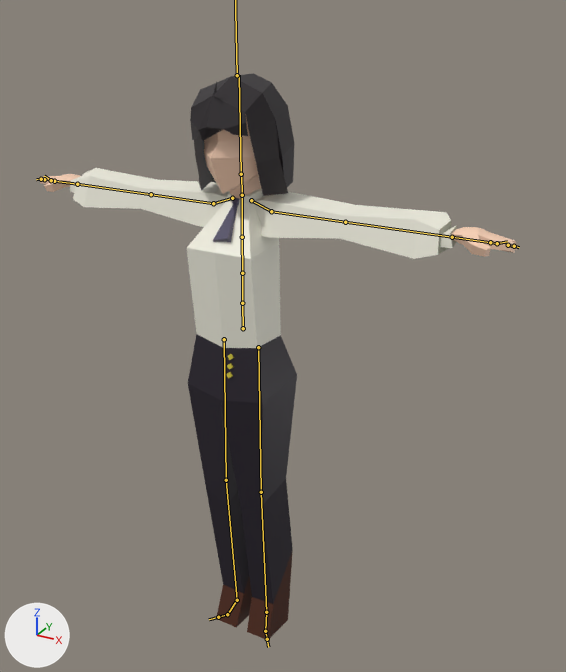
What one commit did to the FBX model Assets/Resources/3d/main_model.fbx.
Before and after are seen from a 50 mm lens placed at (2.38, -3.79, 4.26), pointed at (0.17, 0.24, 2.25). The lights are fixed; the arrows at lower left show +X, +Y and +Z. Both versions are drawn at the pose saved in each file; the numbers are the values there. The bones that bend it are drawn over the model as lines.

The first picture shows 'mainbody'.
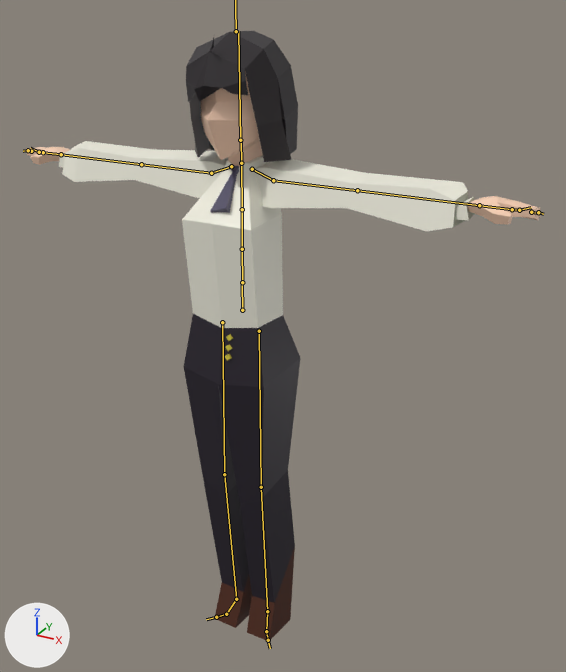
The change, as a diff of the scene's bpy script:
```diff
--- a/Assets/Resources/3d/main_model.fbx.py
+++ b/Assets/Resources/3d/main_model.fbx.py
@@ bone_rig_object @@
 bone_rig_object = bpy.data.objects['Armature']  # the whole rig 'Armature'
-bone_rig_object.scale = (0.01, 0.01, 0.01)
+bone_rig_object.scale = (0.0106, 0.0106, 0.0106)
@@ bone_mixamorig_leftforearm @@
 bone_mixamorig_leftforearm = bpy.data.objects['Armature'].pose.bones['mixamorig:LeftForeArm']  # child of 'mixamorig:LeftArm'
-bone_mixamorig_leftforearm.rotation_quaternion = (0.999, 0.038, 0.0, -0.018)  # degrees (4, 0, -2)
+bone_mixamorig_leftforearm.rotation_quaternion = (0.998, 0.051, 0.0, -0.023)  # degrees (6, 0, -3)
@@ bone_mixamorig_lefthand @@
 bone_mixamorig_lefthand = bpy.data.objects['Armature'].pose.bones['mixamorig:LeftHand']  # child of 'mixamorig:LeftForeArm'
-bone_mixamorig_lefthand.rotation_quaternion = (0.996, 0.055, 0.0, -0.075)  # degrees (6, 0, -9)
+bone_mixamorig_lefthand.rotation_quaternion = (0.993, -0.022, 0.0, -0.116)  # degrees (-3, 0, -13)
@@ bone_mixamorig_rightarm @@
 bone_mixamorig_rightarm = bpy.data.objects['Armature'].pose.bones['mixamorig:RightArm']  # child of 'mixamorig:RightShoulder'
-bone_mixamorig_rightarm.rotation_quaternion = (0.997, -0.065, 0.001, -0.031)  # degrees (-7, 0, -4)
+bone_mixamorig_rightarm.rotation_quaternion = (0.998, -0.063, 0.001, -0.024)  # degrees (-7, 0, -3)
@@ bone_mixamorig_rightforearm @@
 bone_mixamorig_rightforearm = bpy.data.objects['Armature'].pose.bones['mixamorig:RightForeArm']  # child of 'mixamorig:RightArm'
-bone_mixamorig_rightforearm.rotation_quaternion = (0.999, 0.038, 0.0, 0.036)  # degrees (4, 0, 4)
+bone_mixamorig_rightforearm.rotation_quaternion = (0.998, 0.051, 0.0, 0.024)  # degrees (6, 0, 3)
@@ bone_mixamorig_righthand @@
 bone_mixamorig_righthand = bpy.data.objects['Armature'].pose.bones['mixamorig:RightHand']  # child of 'mixamorig:RightForeArm'
-bone_mixamorig_righthand.rotation_quaternion = (0.995, 0.057, 0.0, 0.085)  # degrees (7, -1, 10)
+bone_mixamorig_righthand.rotation_quaternion = (0.993, -0.016, 0.0, 0.116)  # degrees (-2, 0, 13)
@@ bone_mixamorig_leftleg @@
 bone_mixamorig_leftleg = bpy.data.objects['Armature'].pose.bones['mixamorig:LeftLeg']  # child of 'mixamorig:LeftUpLeg'
-bone_mixamorig_leftleg.rotation_quaternion = (0.998, -0.062, 0.0, 0.0)  # degrees (-7, 0, 0)
+bone_mixamorig_leftleg.rotation_quaternion = (0.997, -0.072, 0.0, 0.0)  # degrees (-8, 0, 0)
```

Changed parts and their boxes [x1, y1, x2, y2] in the pictures (566 x 672 px):
'mainbody', posed (8% wider, 12% shorter)
    before: [39, 73, 517, 640]
    after: [26, 141, 540, 641]
'mainhead', now drawn
    after: [186, 31, 298, 168]
bone 'mixamorig:LeftForeArm', root to tip
    before: (345, 222) to (452, 237)
    after: (357, 190) to (479, 205)
bone 'mixamorig:LeftHand', root to tip
    before: (452, 237) to (490, 242)
    after: (479, 205) to (512, 209)
bone 'mixamorig:RightArm', root to tip
    before: (213, 203) to (151, 194)
    after: (211, 173) to (141, 164)
bone 'mixamorig:RightForeArm', root to tip
    before: (151, 194) to (77, 184)
    after: (141, 164) to (61, 154)
bone 'mixamorig:RightHand', root to tip
    before: (77, 184) to (54, 181)
    after: (61, 154) to (43, 152)
bone 'mixamorig:LeftLeg', root to tip
    before: (261, 492) to (266, 612)
    after: (261, 487) to (267, 611)
